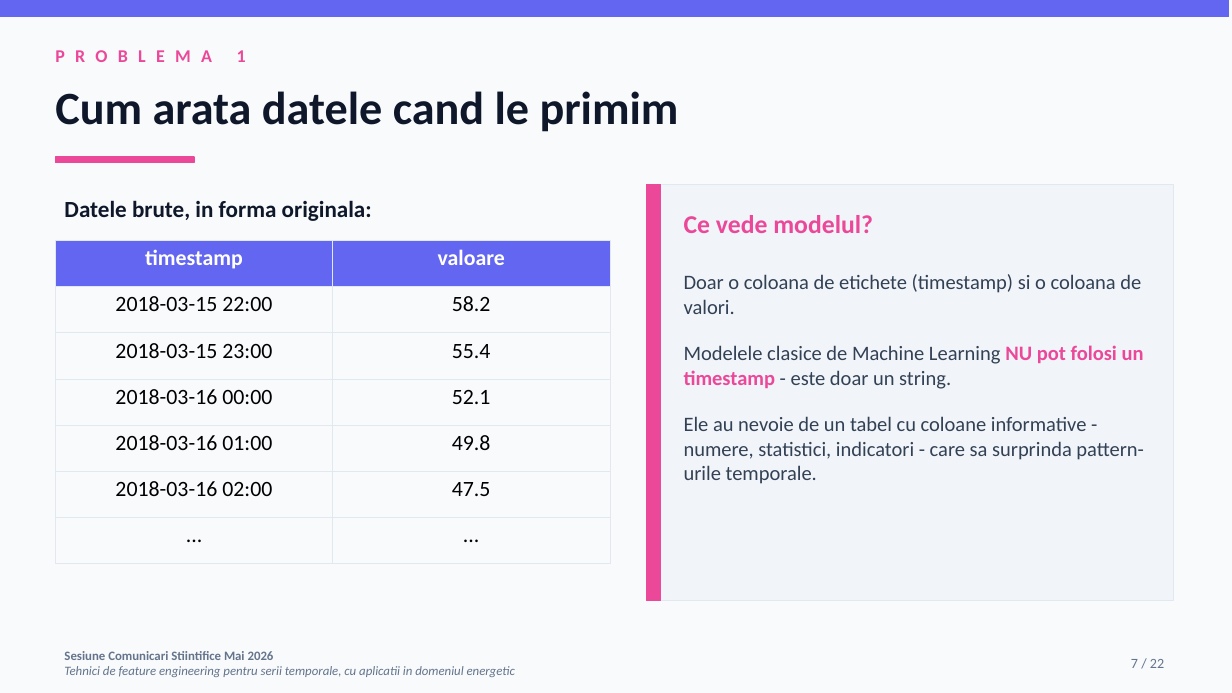
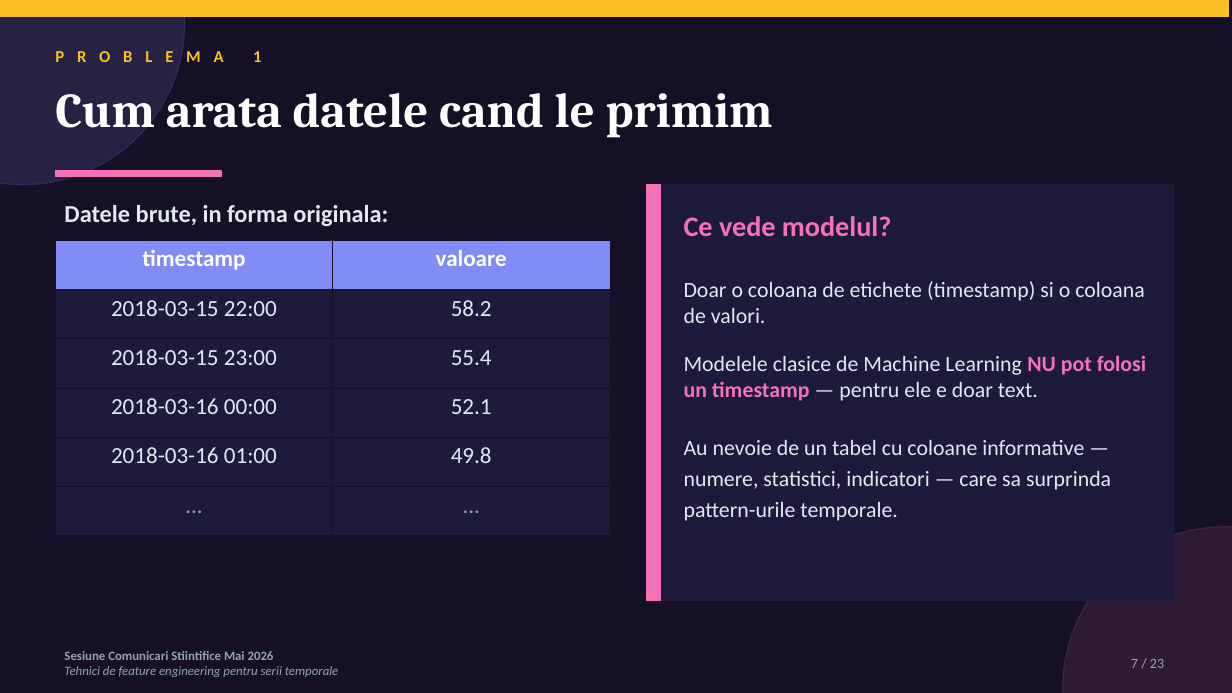
Before and after one commit to diana-nenu/Disertatie_AI_Platform, a slide deck: slide 7 of docs/SCSS/SCSS_FeatureEngineering_Diana_Nenu.pptx. Drawn at 1232x693 pixels with LibreOffice and Linux fonts; fonts in the diff are those of the drawing. Boxes give left, top, right and bottom in pixels: in the first picture for what was removed or moved away, otherwise in the second. Text is boxed around its words. In the diff, an @@ line names an element or a change of style, - is before the commit and + after.

Commit message:
SCSS pptx V3: tema dark gamma-style, povesti per tehnica, fara animatii click
Refactorizare totala conform feedback-ului:

Tema noua 'Modern Dark Gamma-style':
* Fundal indigo deep #151025 pe TOATE slide-urile (consistenta vizuala)
* Carduri cu fundal panel #1E1A3A
* Tipografie serif Cambria pentru titluri (mai eleganta)
* Calibri pentru body cu text 17-22pt (mai mare)
* Accenturi: indigo bright #818CF8, pink #F472B6, amber #FBBF24
* Forme decorative ovale cu transparency in colturi

Structura noua (23 slide-uri):
* Slide 1-10: pastrate de la V2 (context, 3 seturi date, problema, overview)
* Slide 11-15: TEHNICA 1 (encoding ciclic) ca poveste in 5 acte
  - 11: Intro - cum invata un model timpul (idea naiva vs realitate)
  - 12: Impactul problemei (figura comparativa)
  - 13: Inspiratia matematica (sin si cos basics)
  - 14: Solutia - formula + pasi de aplicare + GIF cerc
  - 15: Impactul tehnicii (3 carduri)
* Slide 16-19: TEHNICA 2 (lag features) ca poveste in 4 acte
  - 16: Intro - autoregresivitate intuitie
  - 17: Matematica AR(1) - formula + interpretare phi
  - 18: Aplicarea - cod + semantica fiecarui lag + descoperirea 90%
  - 19: Vizualizare GIF + concluzia
* Slide 20-22: TEHNICA 3 (rolling) ca poveste in 3 acte
  - 20: Intro - limitarea lag-ului (scenariu problematic vs robust)
  - 21: Rolling mean si std (doua carduri)
  - 22: Capcana shift(1) - GIF + greseala vs solutia
* Slide 23: Concluzii + Multumesc INTEGRATE (NU mai exista slide separat
  'Astept intrebarile')

Modificari de comportament:
* Animatiile pe click SCOASE complet
* Tranzitiile FADE intre slide-uri pastrate
* GIF-urile animate pastrate (cerc ore, AR, shift1)
* Text mult mai mare peste tot (titluri 38pt, body 16-18pt, formule 22pt+)

```diff
--- a/docs/SCSS/SCSS_FeatureEngineering_Diana_Nenu.pptx
+++ b/docs/SCSS/SCSS_FeatureEngineering_Diana_Nenu.pptx
@@ background #F8FAFC to #151025 @@
@@ rectangle at (x1=0, y1=0, x2=1229, y2=17): fill #6366F1 to #FBBF24; outline #6366F1 1 pt to #FBBF24 1 pt @@
@@ ellipse added at (x1=0, y1=0, x2=185, y2=185), fill #818CF8 at 15% opacity, outline #818CF8 1 pt @@
@@ text "PROBLEMA 1" at (x1=253, y1=51, x2=261, y2=62): size 14 to 13 pt, text colour #EC4899 to #FBBF24, letter spacing 8 to 10 pt @@
@@ text "Cum arata datele cand le ..." at (x1=55, y1=82, x2=773, y2=137): size 36 to 38 pt, font Calibri to Cambria, text colour #0F172A to #FFFFFF @@
@@ rectangle at (x1=55, y1=171, x2=222, y2=177): fill #EC4899 to #F472B6; outline #EC4899 1 pt to #F472B6 1 pt @@
@@ rectangle resized from (x1=55, y1=157, x2=194, y2=163) to (x1=55, y1=171, x2=222, y2=177) @@
@@ text "Datele brute, in forma originala:" at (x1=64, y1=205, x2=388, y2=226): size 18 to 19 pt, text colour #0F172A to #E2E8F0 @@
@@ rectangle at (x1=647, y1=185, x2=1174, y2=601): fill #F1F5F9 to #1E1A3A; outline #E2E8F0 1 pt to #1E1A3A 1 pt @@
@@ rectangle at (x1=647, y1=185, x2=661, y2=601): fill #EC4899 to #F472B6; outline #EC4899 1 pt to #F472B6 1 pt @@
@@ text at (x1=684, y1=216, x2=1147, y2=521): text changed; size 16 to 17 pt; text colour #334155 to #E2E8F0 @@
-Ce vede modelul?
-Doar o coloana de etichete (timestamp) si o coloana de valori.
-Modelele clasice de Machine Learning NU pot folosi un timestamp - este doar un string.
-Ele au nevoie de un tabel cu coloane informative - numere, statistici, indicatori - care sa surprinda pattern-urile temporale.
+Ce vede modelul?
+Doar o coloana de etichete (timestamp) si o coloana de valori.
+Modelele clasice de Machine Learning NU pot folosi un timestamp — pentru ele e doar text.
+Au nevoie de un tabel cu coloane informative — numere, statistici, indicatori — care sa surprinda pattern-urile temporale.
@@ table at (x1=55, y1=240, x2=610, y2=536) @@
-row 6: 2018-03-16 02:00 | 47.5
@@ ellipse added at (x1=1063, y1=527, x2=1232, y2=693), fill #F472B6 at 12% opacity, outline #F472B6 1 pt @@
@@ text at (x1=64, y1=651, x2=274, y2=660): text colour #64748B to #94A3B8 in "Sesiune Comunicari Stiintifice Mai 2026" @@
@@ text at (x1=1131, y1=659, x2=1164, y2=668): text changed; text colour #64748B to #94A3B8 @@
-7 / 22
+7 / 23
@@ text at (x1=64, y1=666, x2=338, y2=677): text changed; text colour #64748B to #94A3B8 @@
-Tehnici de feature engineering pentru serii temporale, cu aplicatii in domeniul energetic
+Tehnici de feature engineering pentru serii temporale
```
Also in this commit, not shown: 13 other slides changed, 9 slides added, 8 slides removed.
